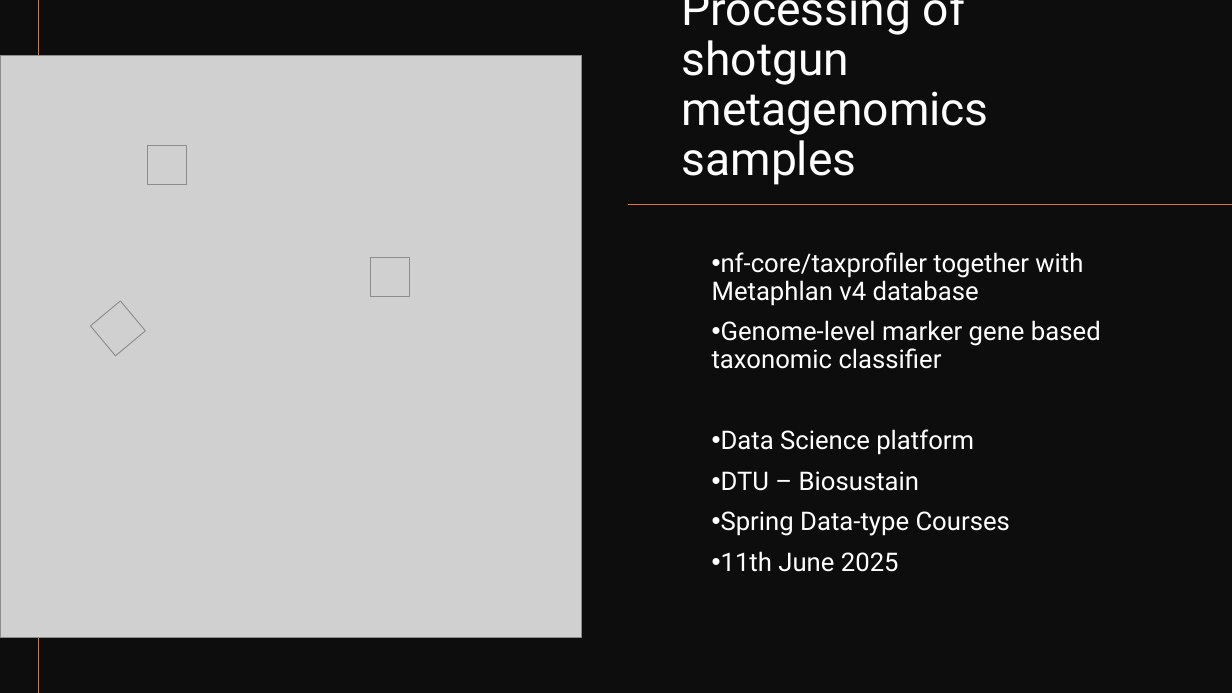
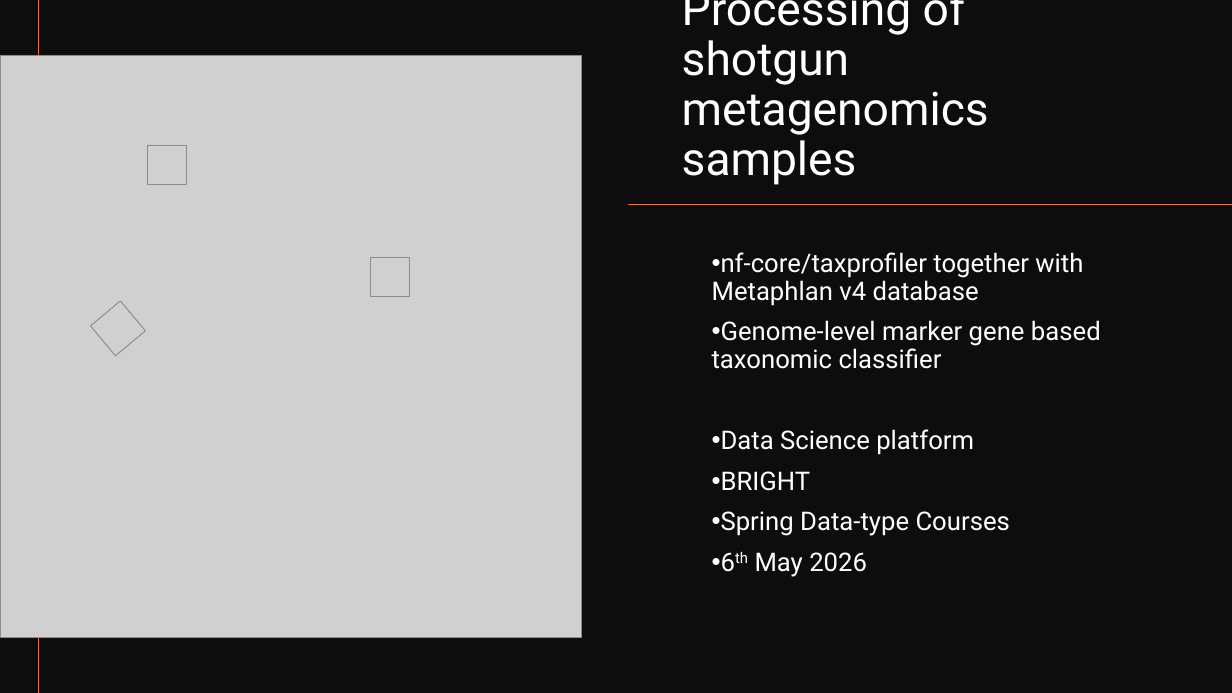
Before and after one commit to biosustain/dsp_metagenomics_training, a slide deck: slide 1 of course_contents/DataProcessing_taxprofiler.pptx. Drawn at 1232x693 pixels with LibreOffice and Linux fonts; fonts in the diff are those of the drawing; grey boxes stand for pictures. Boxes give left, top, right and bottom in pixels: in the first picture for what was removed or moved away, otherwise in the second. Text is boxed around its words. In the diff, an @@ line names an element or a change of style, - is before the commit and + after.

Commit message:
Updated DataProcessing_taxprofiler pptx and pdf

```diff
--- a/course_contents/DataProcessing_taxprofiler.pptx
+++ b/course_contents/DataProcessing_taxprofiler.pptx
@@ subtitle at (721,471,811,491): text changed @@
-• DTU – Biosustain
+• BRIGHT
@@ subtitle at (755,552,867,577): text changed @@
-• 11th June 2025
+• 6th May 2026
```
Also in this commit, not shown: 3 other slides changed, 4 slides removed, 2 other files.
